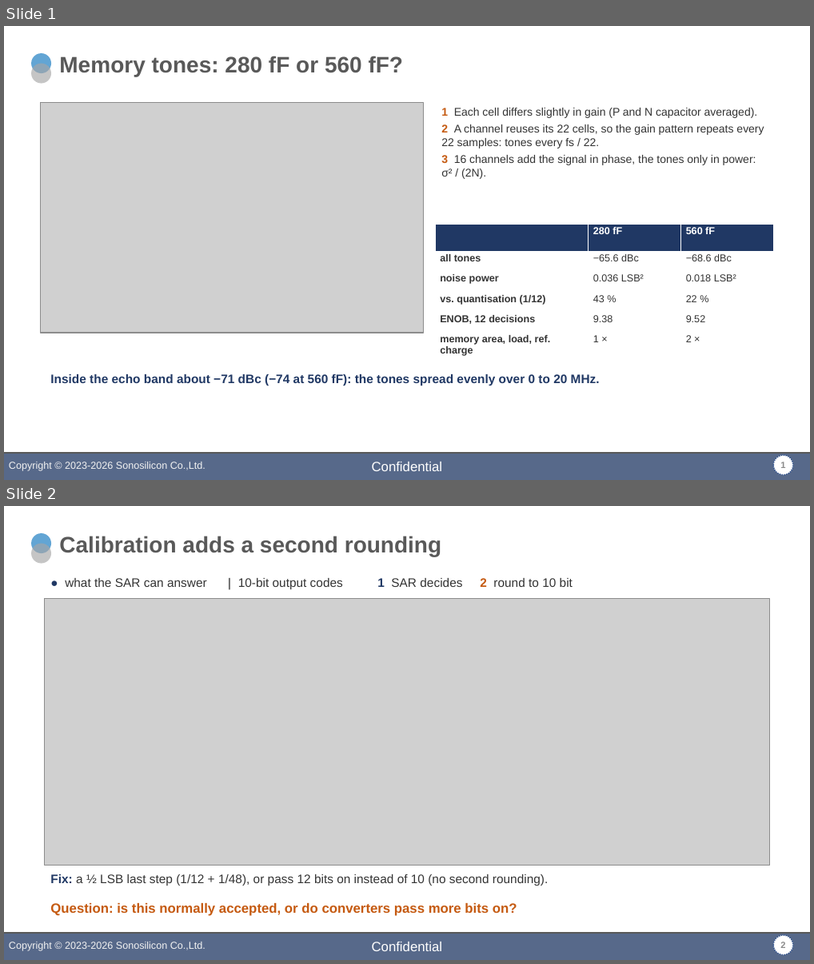
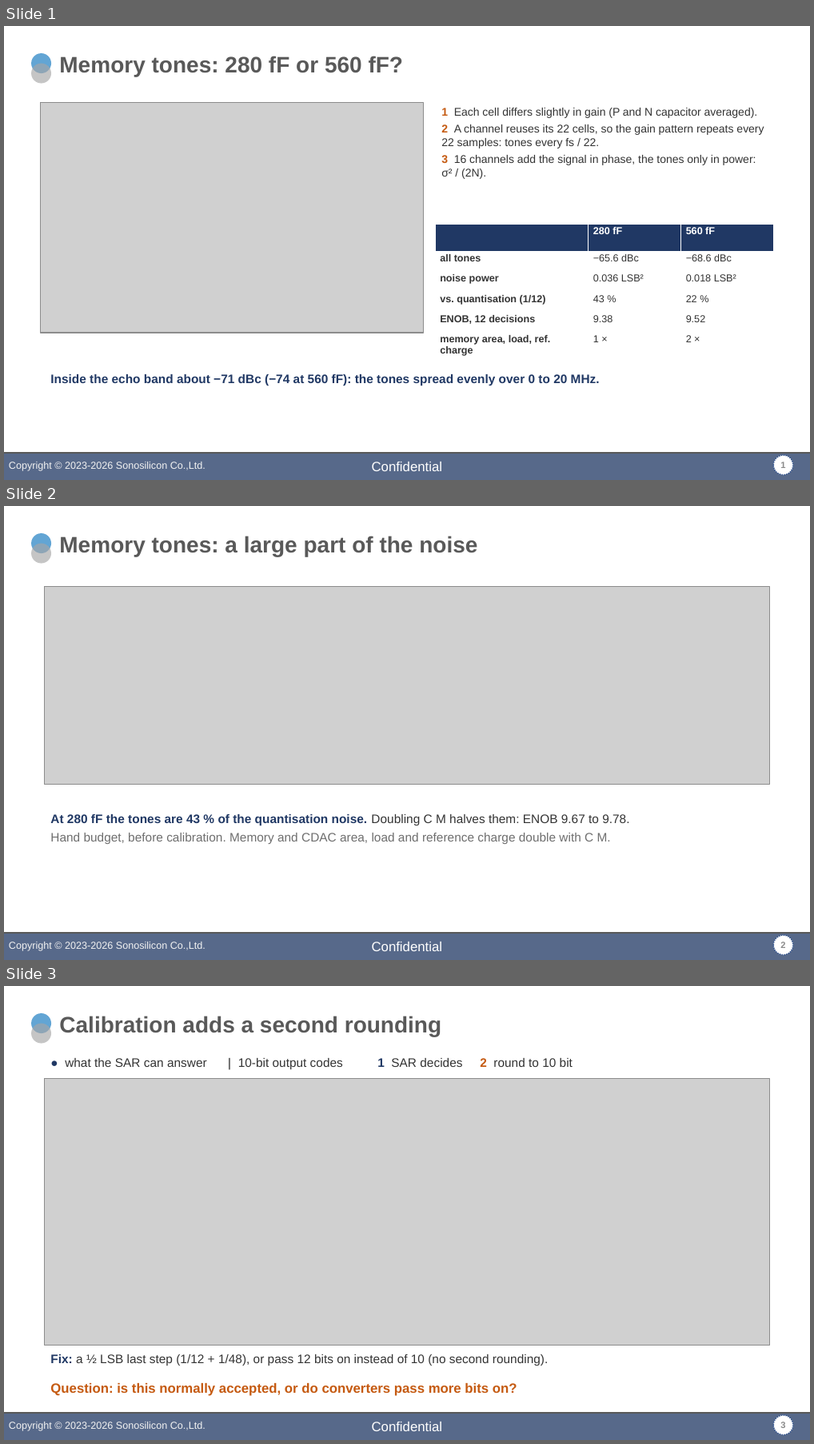
Before and after one commit to DirkJanKr/F280049C_MotorDrive, a slide deck: Zaan_MATLAB/slides/zaan_meeting_slides.pptx. Shown one above the other, each under a label of ours: slides 1 and 2 before the commit, slides 1, 2 and 3 after it. The pictures are 814x964 and 814x1444 pixels, drawn with LibreOffice and Linux fonts; fonts in the diff are those of the drawing; grey boxes stand for pictures; background and template pictures are left out. Boxes give left, top, right and bottom in pixels: in the first picture for what was removed or moved away, otherwise in the second. Text is boxed around its words. In the diff, an @@ line names an element or a change of style, - is before the commit and + after.

```diff
--- a/Zaan_MATLAB/slides/zaan_meeting_slides.pptx
+++ b/Zaan_MATLAB/slides/zaan_meeting_slides.pptx
@@ slide 2 added at (x1=4, y1=506, x2=810, y2=960), background picture (left out); not listed: 7 template elements that a slide beside it also shows @@
@@ title added at (x1=59, y1=536, x2=478, y2=556), 20 pt, text #595959, bold @@
+Memory tones: a large part of the noise
@@ picture added at (x1=44, y1=587, x2=770, y2=784) @@
@@ text added at (x1=50, y1=814, x2=630, y2=844), 11 pt, text #6E6E6E @@
+At 280 fF the tones are 43 % of the quantisation noise. Doubling C M halves them: ENOB 9.67 to 9.78.
+Hand budget, before calibration. Memory and CDAC area, load and reference charge double with C M.
@@ what was slide 2 is now slide 3 @@
```
Also in this commit, not shown: 1 slide changed.
